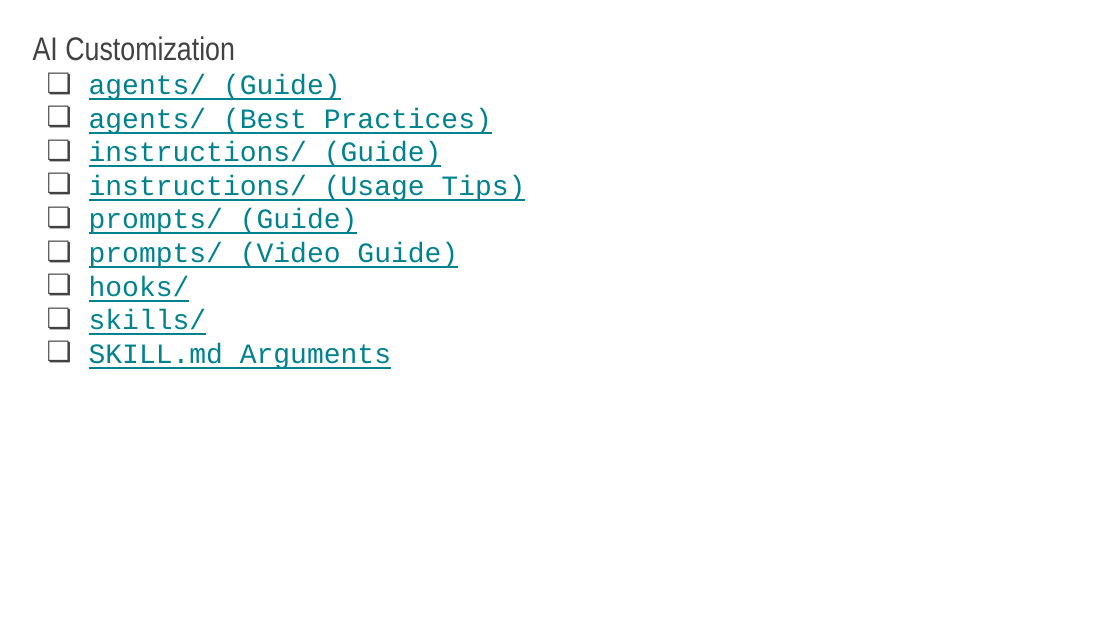
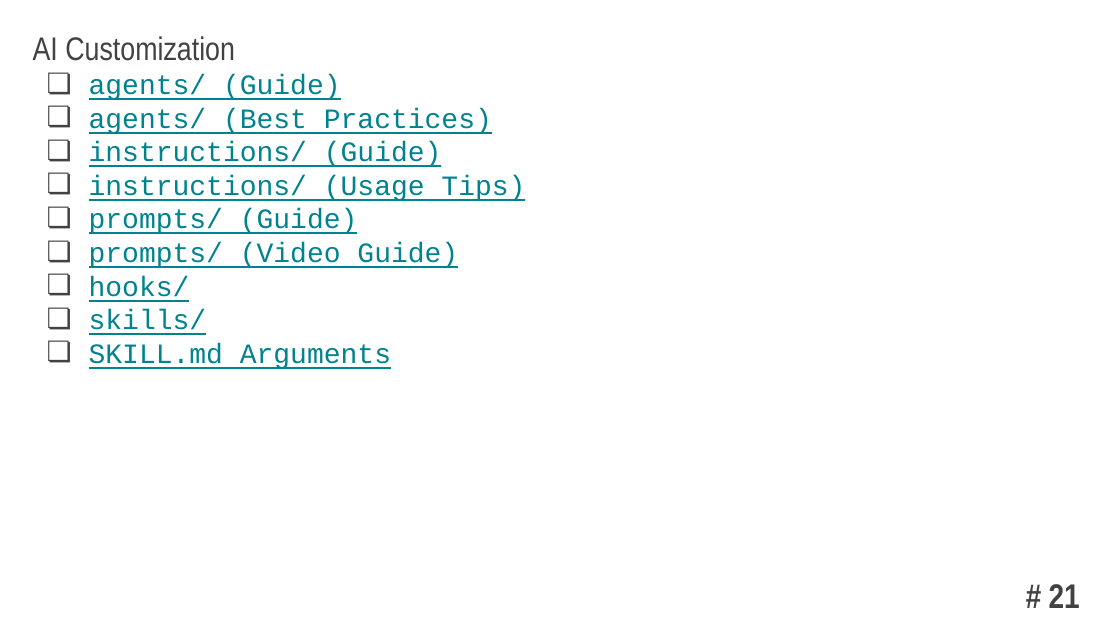
Before and after one commit to oleksandkov/oleksandkov-maded, a slide deck: slide 21 of presentations/.github Presentation/github folder in the project.pptx. Drawn at 1120x630 pixels with LibreOffice and Linux fonts; fonts in the diff are those of the drawing. Boxes give left, top, right and bottom in pixels: in the first picture for what was removed or moved away, otherwise in the second. Text is boxed around its words. In the diff, an @@ line names an element or a change of style, - is before the commit and + after.

```diff
--- a/presentations/.github Presentation/github folder in the project.pptx
+++ b/presentations/.github Presentation/github folder in the project.pptx
@@ page number added at (1049,584,1080,608), 22 pt, text #424242, bold @@
+# 21
```
Also in this commit, not shown: 19 other slides changed, 5 other files.
